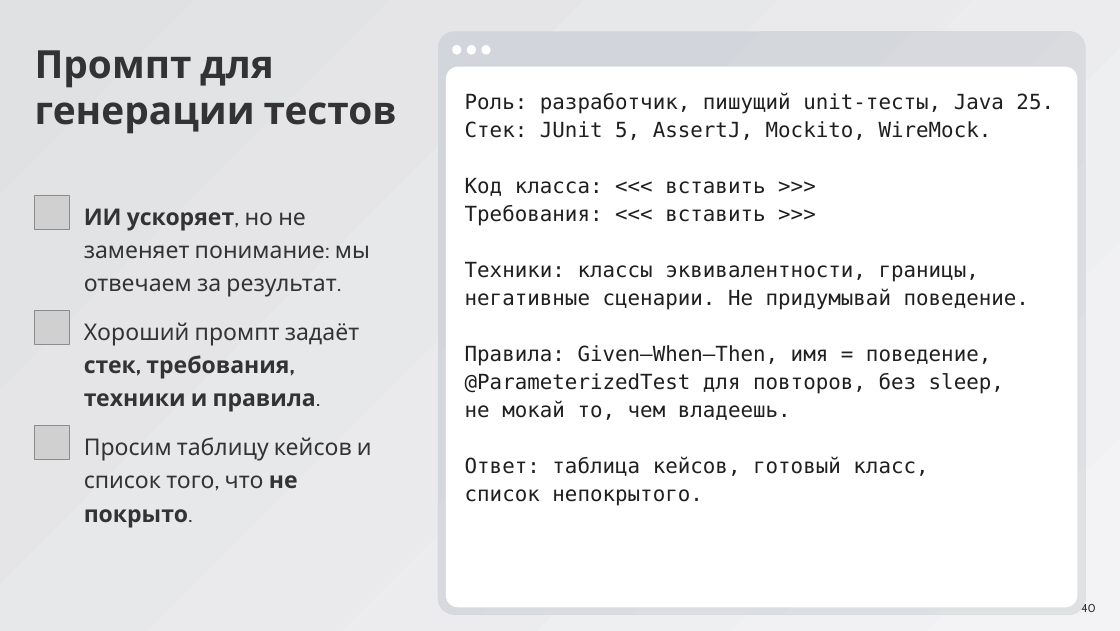
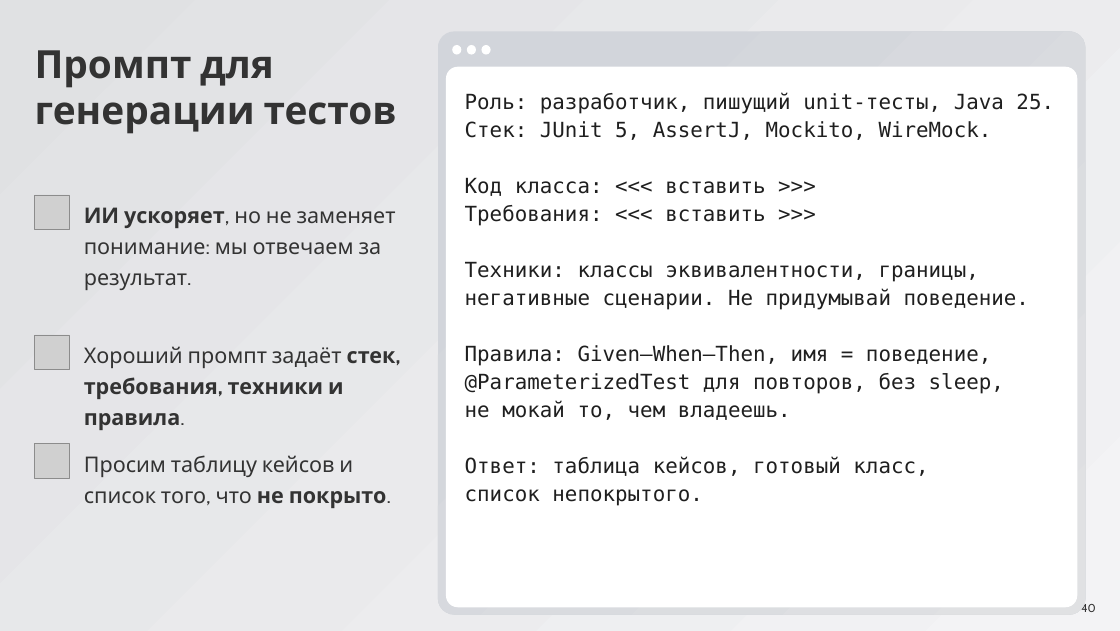
Before and after one commit to ArthurAipov/market-pulse-innopolis, a slide deck: slide 40 of advanced/docs/seminar8/Семинар 8.pptx. Drawn at 1120x631 pixels with LibreOffice and Linux fonts; fonts in the diff are those of the drawing; grey boxes stand for pictures. Boxes give left, top, right and bottom in pixels: in the first picture for what was removed or moved away, otherwise in the second. Text is boxed around its words. In the diff, an @@ line names an element or a change of style, - is before the commit and + after.

```diff
--- a/advanced/docs/seminar8/Семинар 8.pptx
+++ b/advanced/docs/seminar8/Семинар 8.pptx
@@ picture moved from (x1=35, y1=310, x2=69, y2=345) to (x1=35, y1=335, x2=69, y2=370) @@
@@ size 32 to 30 pt in 3 elements at (x1=84, y1=455, x2=391, y2=508), (x1=84, y1=207, x2=396, y2=290), (x1=84, y1=346, x2=396, y2=430) @@
@@ text "Хороший промпт задаёт стек, требования, ..." moved from (x1=84, y1=322, x2=359, y2=412) to (x1=84, y1=346, x2=396, y2=430) @@
@@ picture moved from (x1=35, y1=425, x2=69, y2=460) to (x1=35, y1=444, x2=69, y2=479) @@
@@ text "Просим таблицу кейсов и список ..." moved from (x1=84, y1=437, x2=372, y2=527) to (x1=84, y1=455, x2=391, y2=508) @@
```
Also in this commit, not shown: 30 other slides changed.
